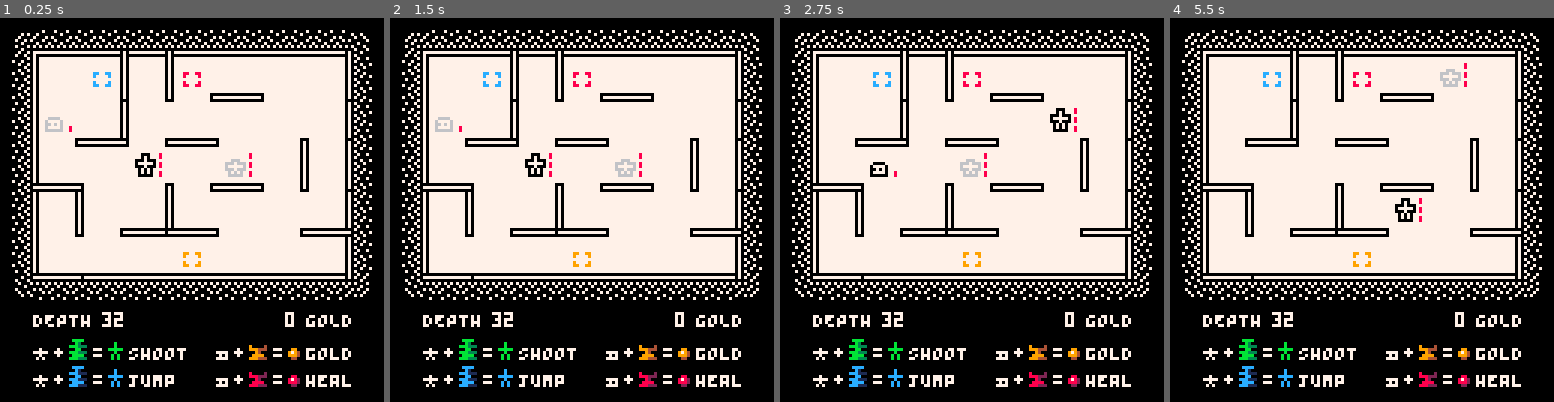
Above: before the commit, frames 1-4 (left to right).
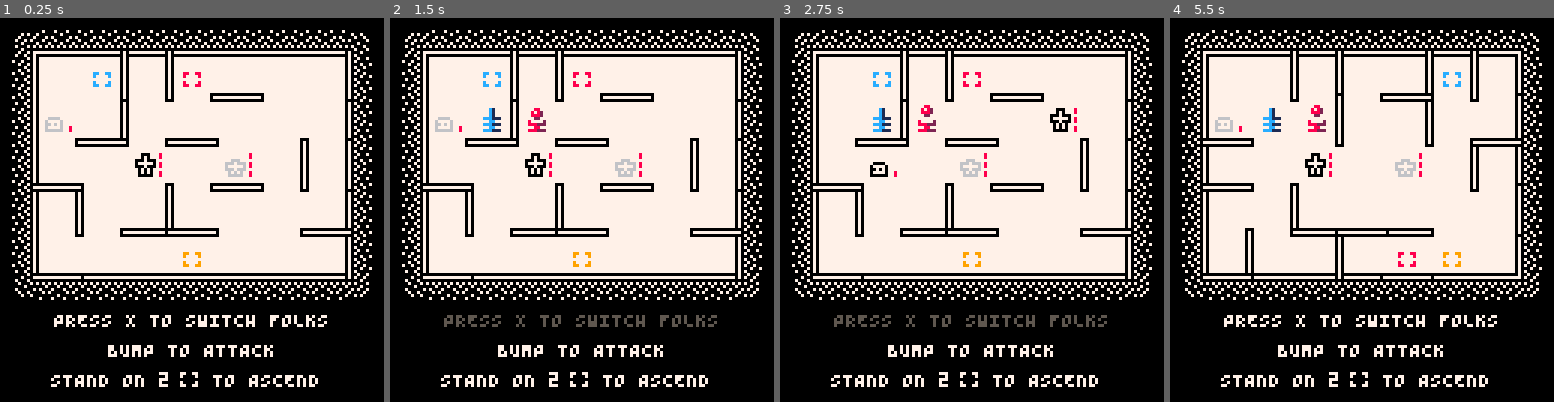
Above: after the commit, the same moments.

Repository: taylordolan/grid-folks
Game: PICO-8 cartridge grid_folks.p8
Same seed, same stepped clock (60 frames per second), same inputs: the game is played once before the commit and once after it.
Inputs:
- Up to frame 1 (0.25 s): no input
- Up to frame 2 (1.5 s): tap X (X key) at 0.33, 1.07 s; tap O (Z key) at 0.7 s
- Up to frame 3 (2.75 s): hold Right 1.6-2.1 s; tap O (Z key) at 1.7, 2.1, 2.5 s; tap X (X key) at 1.85 s; hold Up 2.15-2.42 s; hold Right from 2.47 s (still down)
- Up to frame 4 (5.5 s): tap O (Z key) every 0.4 s from 2.9 to 5.3 s; tap X (X key) at 2.97, 4.08, 5.2 s; release Right at 3.03 s; hold Left 3.08-3.58 s; hold Down 3.63-3.97 s; hold Right 4.02-4.68 s; hold Up 4.73-5.03 s; hold Left from 5.08 s (still down)

The runs differ from the first frame. In frame 1, 4.1% of the frame differs, in the area x 8-92%, y 76-97%; in frame 2, 4.6%; in frame 3, 4.6%; in frame 4, 8.8%, in the area x 8-92%, y 8-97%.

Commit message:
finish updating instructions

Diff:
--- a/grid_folks.p8
+++ b/grid_folks.p8
@@ -5,11 +5,10 @@
 -- taylor d
 
 -- todo
--- [ ] use different icons for player vs enemy buttons/totems
--- [ ] enemy totems should be filled by default
-    -- [ ] maybe make a button:charge() method?
--- [ ] design player totems
--- [ ] update instruction graphic (with plus signs and totems)
+-- [x] use different icons for player vs enemy buttons/totems
+-- [x] enemy totems should be filled by default
+-- [x] design player totems
+-- [x] update instruction graphic (with plus signs and totems)
 -- [ ] explain enemy totems when players are standing on an empty one
 -- [ ] update game balance
 -- [ ] dash enemies should fill totems they touch while dashing
@@ -214,8 +213,9 @@
 		-- 	set_tile(new_button(008), open_tiles[1])
 		-- 	depth -= 1
 		-- end
-    -- set_tile(new_button(008), {2,2})
-    -- set_tile(new_charge(008), {2,2})
+    set_tile(new_button(012), {2,2})
+    set_tile(new_button(008), {3,2})
+    set_tile(new_charge(008), {3,2})
 	end
 
 	if game_over then
@@ -412,31 +412,31 @@
 		msg_x = 65 - (#msg * 4) / 2
 		msg_y += 10
 		print(msg, msg_x, msg_y, 005)
-	-- elseif not (has_switched and has_bumped and has_advanced) then
-	-- 	-- draw intro
-	-- 	local _space = 3
-
-	-- 	local _a = small("press x to switch folks")
-	-- 	local _x = 64 - #_a*2
-	-- 	local _y = 98
-	-- 	print(_a, _x, _y, has_switched and 005 or 007)
-
-	-- 	local _a = small("bump to attack")
-	-- 	_y += 10
-	-- 	_x = 64 - #_a*2
-	-- 	print(_a, _x, _y, has_bumped and 005 or 007)
-
-	-- 	local _a = small("stand on 2")
-	-- 	_x = 17
-	-- 	_y += 10
-	-- 	print(_a, _x, _y, has_advanced and 005 or 007)
-	-- 	palt(015, true)
-	-- 	pal(006, has_advanced and 005 or 007)
-	-- 	spr(016, _x + #_a * 4 + _space - 1, _y - 3)
-	-- 	local _b = small("to ascend")
-	-- 	print(_b, _x + #_a * 4 + _space + 8 + _space, _y, has_advanced and 005 or 007)
-	-- 	-- return
-	-- 	pal()
+	elseif not (has_switched and has_bumped and has_advanced) then
+		-- draw intro
+		local _space = 3
+
+		local _a = small("press x to switch folks")
+		local _x = 64 - #_a*2
+		local _y = 98
+		print(_a, _x, _y, has_switched and 005 or 007)
+
+		local _a = small("bump to attack")
+		_y += 10
+		_x = 64 - #_a*2
+		print(_a, _x, _y, has_bumped and 005 or 007)
+
+		local _a = small("stand on 2")
+		_x = 17
+		_y += 10
+		print(_a, _x, _y, has_advanced and 005 or 007)
+		palt(015, true)
+		pal(006, has_advanced and 005 or 007)
+		spr(016, _x + #_a * 4 + _space - 1, _y - 3)
+		local _b = small("to ascend")
+		print(_b, _x + #_a * 4 + _space + 8 + _space, _y, has_advanced and 005 or 007)
+		-- return
+		pal()
 	else
 		-- draw instructions area
 		-- depth
@@ -449,8 +449,10 @@
 		print(text, 118 - #text * 4, 98, 007)
 		print(num, 99 - #num * 4, 98, 007)
 		-- instructions
-		spr(032, 11, 107, 7, 2)
-		spr(039, 72, 107, 6, 2)
+		spr(032, 11, 105, 7, 1) -- green
+    spr(048, 11, 115, 7, 1) -- blue
+		spr(039, 70, 105, 6, 1) -- orange
+    spr(055, 70, 115, 6, 1) -- red
 	end
 
 	for next in all(effects) do
Not shown, changed: 90 lines of the sprite sheet (__gfx__) section of grid_folks.p8
